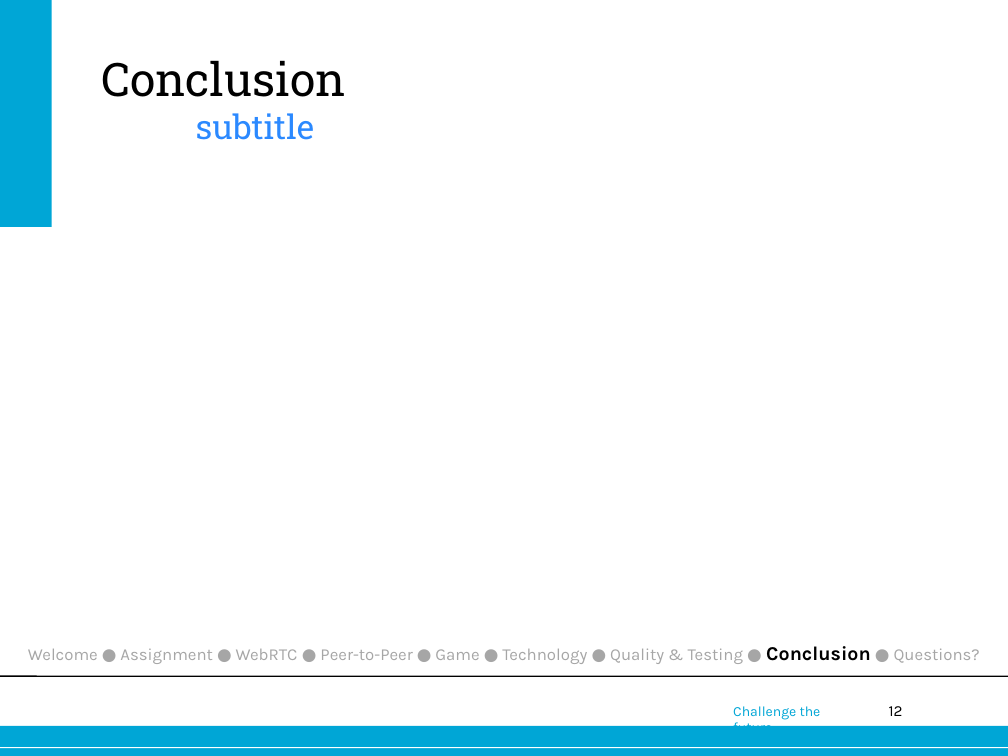
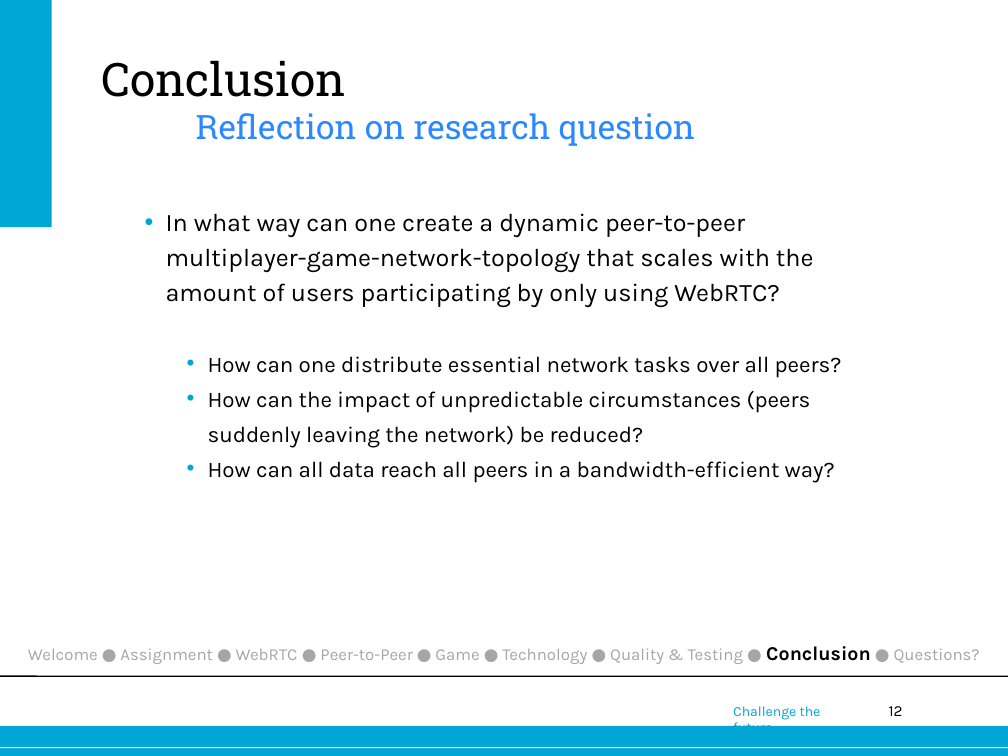
Before and after one commit to joostverdoorn/webrtc, a slide deck: slide 12 of documents/Eindpresentatie/webrtc.pptx. Drawn at 1008x756 pixels with LibreOffice and Linux fonts; fonts in the diff are those of the drawing; background and template pictures are left out. Boxes give left, top, right and bottom in pixels: in the first picture for what was removed or moved away, otherwise in the second. Text is boxed around its words. In the diff, an @@ line names an element or a change of style, - is before the commit and + after.

Commit message:
conclusion in presentation & now working qr code

```diff
--- a/documents/Eindpresentatie/webrtc.pptx
+++ b/documents/Eindpresentatie/webrtc.pptx
@@ title at bbox=[101, 60, 695, 146]: text changed; size 33 to 24 pt; text colour #000000 to #2B89FF @@
-Conclusion
-subtitle
+Conclusion
+Reflection on research question
@@ text added at bbox=[166, 213, 842, 483], 16 pt, text #000000 @@
+  • In what way can one create a dynamic peer-to-peer multiplayer-game-network-topology that scales with the amount of users participating by only using WebRTC?
+    • How can one distribute essential network tasks over all peers?
+    • How can the impact of unpredictable circumstances (peers suddenly leaving the network) be reduced?
+    • How can all data reach all peers in a bandwidth-efficient way?
```
Also in this commit, not shown: 2 other slides changed, 1 slide added, 4 other files.
